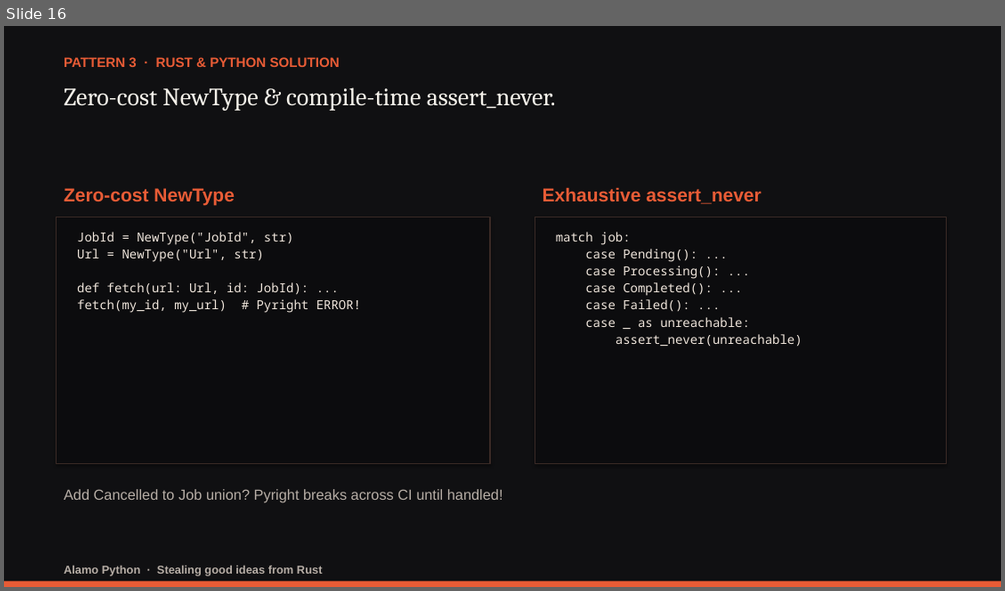
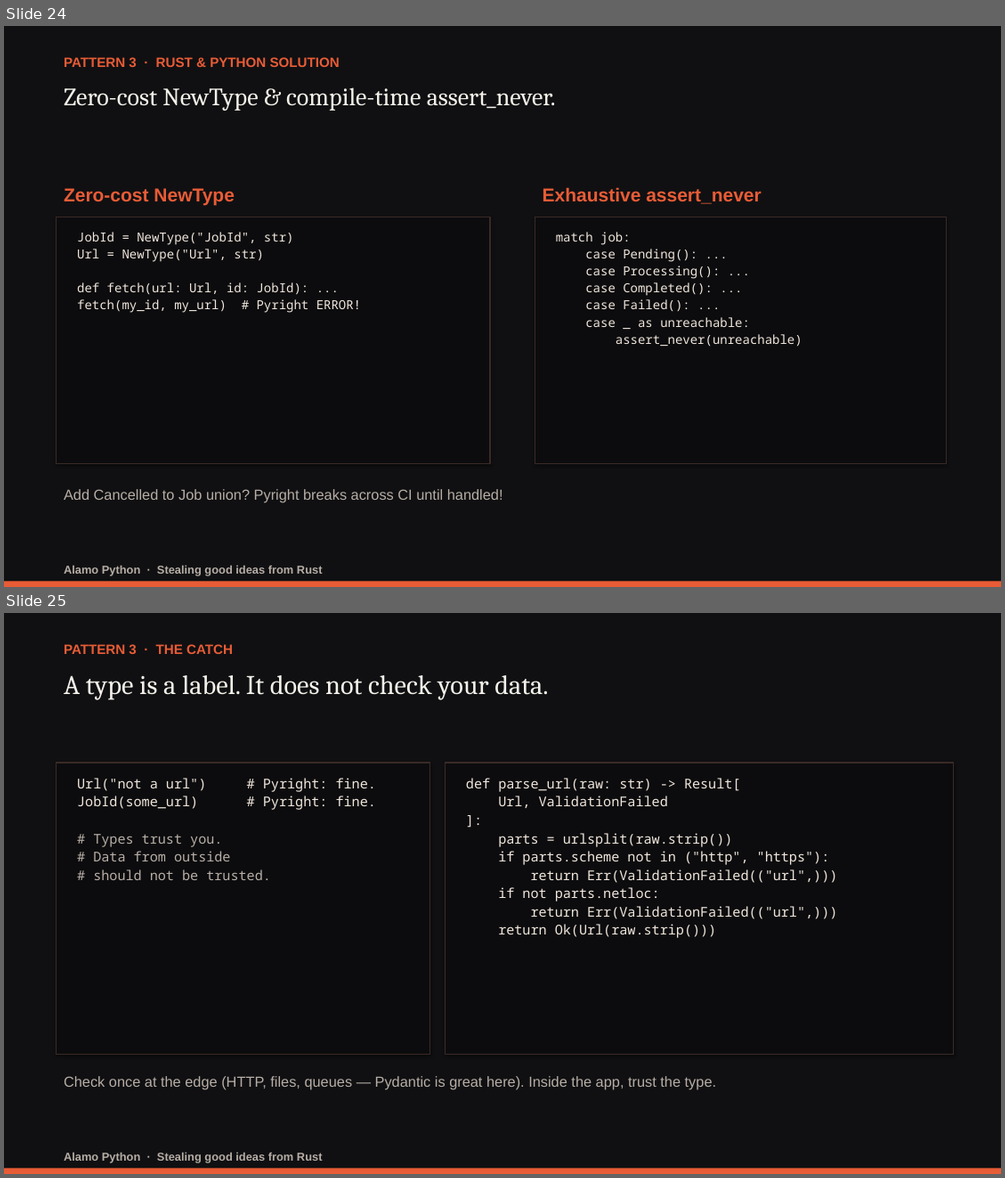
Before and after one commit to darwing1210/thinking-in-rust-writing-in-python, a slide deck: presentation/stealing-good-ideas-from-rust.pptx. Shown one above the other, each under a label of ours: slide 16 before the commit, slides 24 and 25 after it. The pictures are 1005x591 and 1005x1178 pixels, drawn with LibreOffice and Linux fonts; fonts in the diff are those of the drawing. Boxes give left, top, right and bottom in pixels: in the first picture for what was removed or moved away, otherwise in the second. Text is boxed around its words. In the diff, an @@ line names an element or a change of style, - is before the commit and + after.

Commit message:
Finalize Rust talk deck and script

```diff
--- a/presentation/stealing-good-ideas-from-rust.pptx
+++ b/presentation/stealing-good-ideas-from-rust.pptx
@@ slide 25 added at (4,613,1001,1174), background #101012 @@
@@ text added at (64,644,233,654), 13 pt, text #E85C36, bold @@
+PATTERN 3 · THE CATCH
@@ text added at (64,675,548,700), 26 pt, text #F4F1EA @@
+A type is a label. It does not check your data.
@@ rectangle added at (57,763,430,1054), fill #0C0C0E, outline #3A2A26 1 pt @@
@@ rectangle added at (445,763,954,1054), fill #0C0C0E, outline #3A2A26 1 pt @@
@@ text added at (77,778,376,880), 13 pt, text #F0E6DC @@
+Url("not a url") # Pyright: fine.
+JobId(some_url) # Pyright: fine.
+# Types trust you.
+# Data from outside
+# should not be trusted.
@@ text added at (466,778,837,938), 13 pt, text #F0E6DC @@
+def parse_url(raw: str) -> Result[
+Url, ValidationFailed
+]:
+parts = urlsplit(raw.strip())
+if parts.scheme not in ("http", "https"):
+return Err(ValidationFailed(("url",)))
+if not parts.netloc:
+return Err(ValidationFailed(("url",)))
+return Ok(Url(raw.strip()))
@@ text added at (64,1076,716,1090), 14 pt, text #B7AEA6 @@
+Check once at the edge (HTTP, files, queues — Pydantic is great here). Inside the app, trust the type.
@@ rectangle added at (4,1167,1001,1174), fill #E85C36 @@
@@ text added at (64,1151,323,1162), 11 pt, text #B7AEA6, bold @@
+Alamo Python · Stealing good ideas from Rust
@@ what was slide 16 is now slide 24 @@
```
Also in this commit, not shown: 7 slides changed, 11 other slides added, 1 slide removed, 18 other files.
